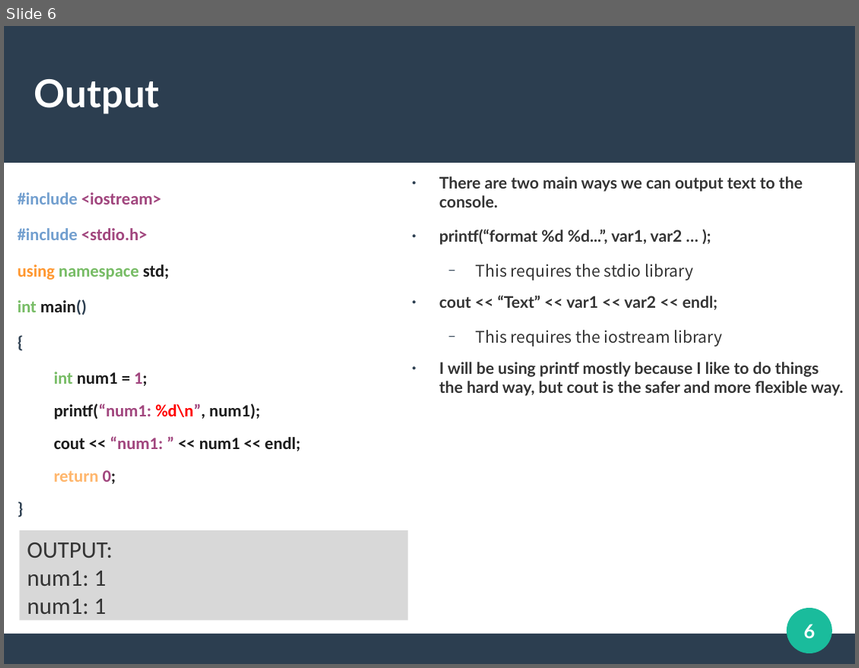
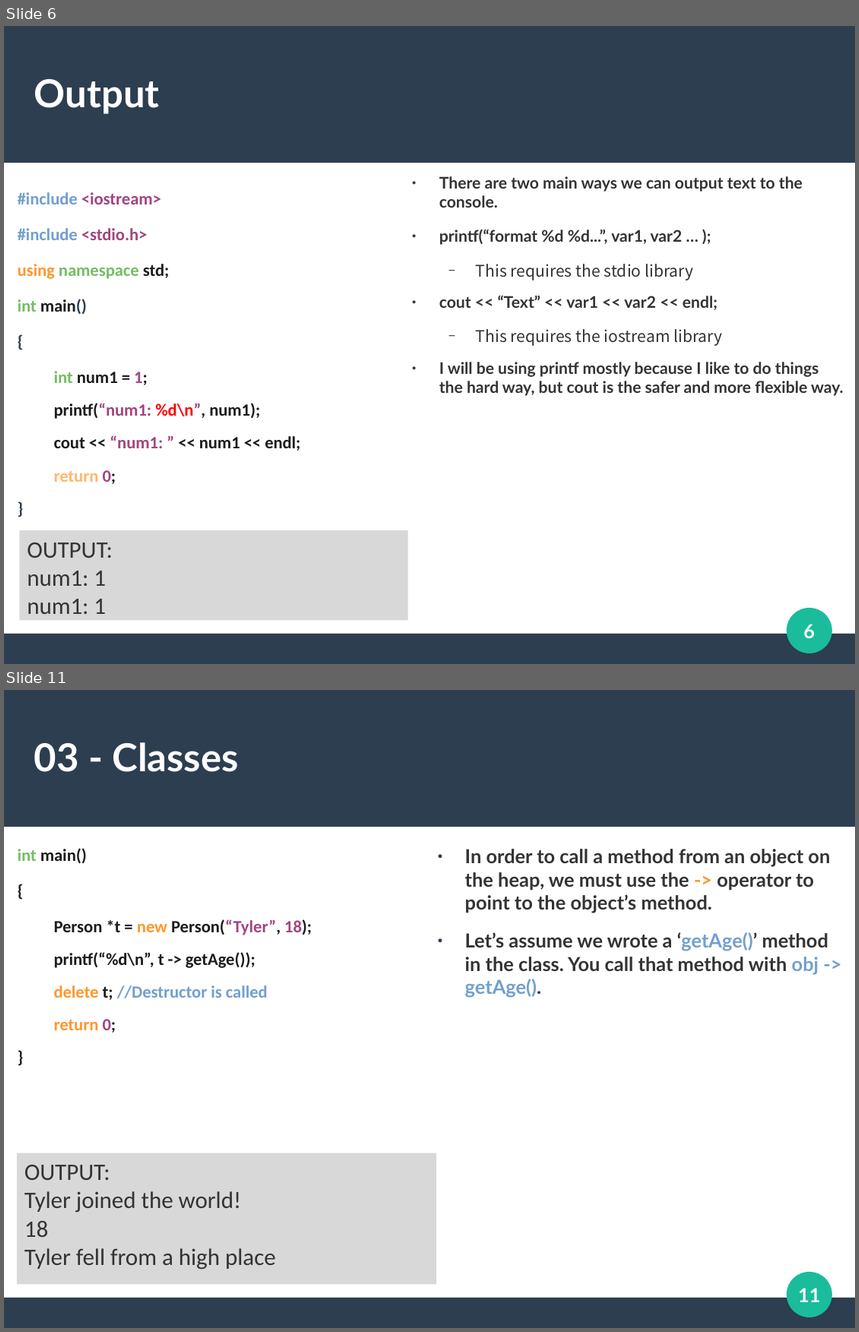
Before and after one commit to DuongTyler/CppCrashCourse, a slide deck: CPP.odp. Shown one above the other, each under a label of ours: slide 6 before the commit, slides 6 and 11 after it; the slides between them are not shown. The pictures are 859x668 and 859x1332 pixels, drawn with LibreOffice and Linux fonts; fonts in the diff are those of the drawing. Boxes give left, top, right and bottom in pixels: in the first picture for what was removed or moved away, otherwise in the second. Text is boxed around its words. In the diff, an @@ line names an element or a change of style, - is before the commit and + after.

```diff
--- a/CPP.odp
+++ b/CPP.odp
@@ slide 11 added at box(4, 690, 855, 1328), background #FFFFFF; not listed: 3 template elements that a slide beside it also shows @@
@@ title added at box(34, 742, 239, 772), 36 pt, text #FFFFFF, bold @@
+03 - Classes
@@ text added at box(18, 848, 312, 1033), 16 pt, text #1C1C1C, bold @@
+int main()
+● {
+  Person *t = new Person(“Tyler”, 18);
+  printf(“%d\n”, t -> getAge());
+  delete t; //Destructor is called
+  return 0;
+● }
@@ text added at box(465, 849, 830, 998), 18 pt, text #333333, bold @@
+● In order to call a method from an object on the heap, we must use the -> operator to point to the object’s method.
+● Let’s assume we wrote a ‘getAge()’ method in the class. You call that method with obj -> getAge().
@@ rectangle added at box(17, 1154, 436, 1285), fill #B2B2B2 at 50% opacity, 22 pt, text #333333 @@
+OUTPUT:
+Tyler joined the world!
+18
+Tyler fell from a high place
@@ page number added at box(798, 1288, 820, 1303), 18 pt, text #FFFFFF, bold @@
+11
```
Also in this commit, not shown: 2 slides changed, 4 other slides added.
